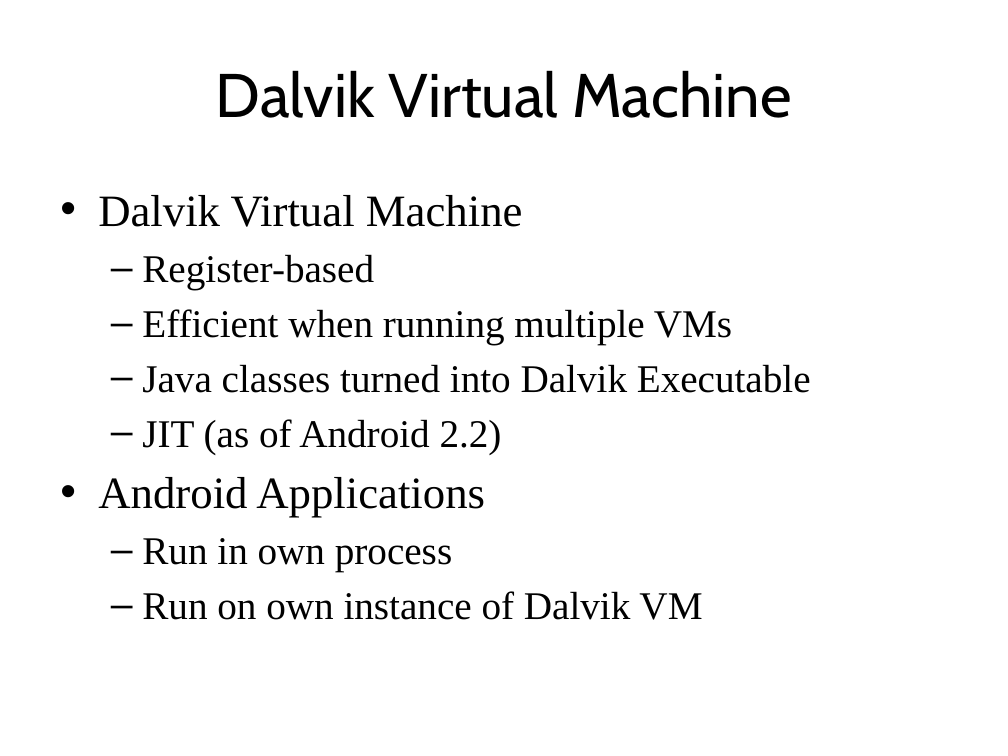
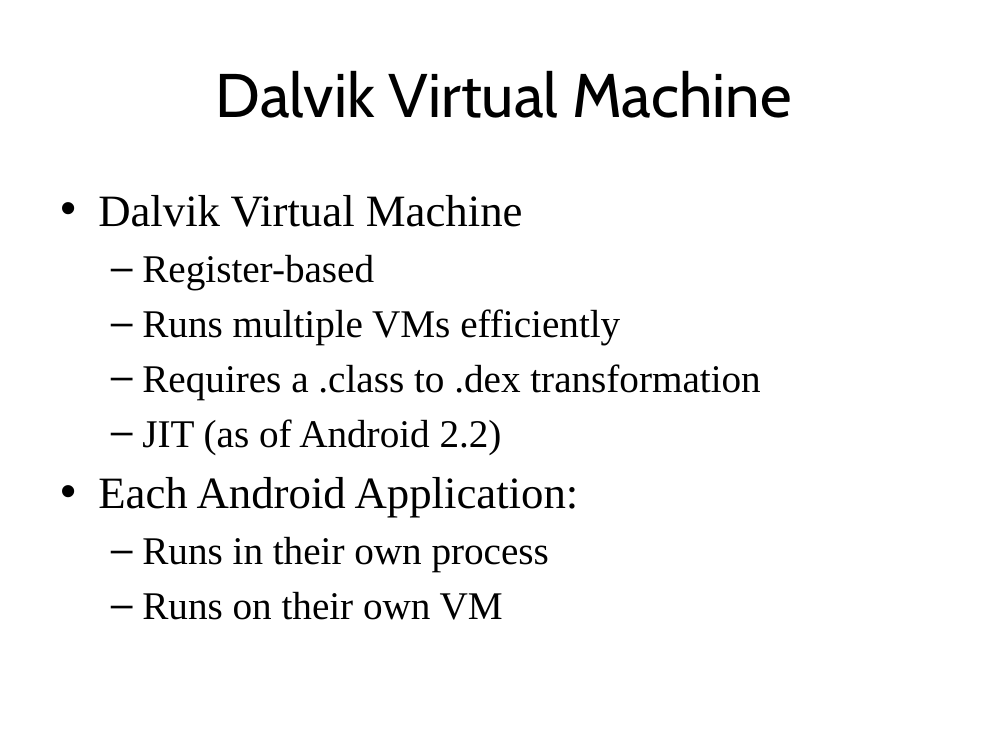
Before and after one commit to kevinmcmahon/MonoDroid101, a slide deck: slide 9 of slides/Monodroid101.pptx (slide 11 before the commit). Drawn at 1008x756 pixels with LibreOffice and Linux fonts; fonts in the diff are those of the drawing; background and template pictures are left out. Boxes give left, top, right and bottom in pixels: in the first picture for what was removed or moved away, otherwise in the second. Text is boxed around its words. In the diff, an @@ line names an element or a change of style, - is before the commit and + after.

```diff
--- a/slides/Monodroid101.pptx
+++ b/slides/Monodroid101.pptx
@@ text at (x1=142, y1=309, x2=760, y2=399): text changed @@
-  – Efficient when running multiple VMs
-  – Java classes turned into Dalvik Executable
+  – Runs multiple VMs efficiently
+  – Requires a .class to .dex transformation
@@ text at (x1=98, y1=477, x2=579, y2=620): text changed @@
-• Android Applications
-  – Run in own process
-  – Run on own instance of Dalvik VM
+• Each Android Application:
+  – Runs in their own process
+  – Runs on their own VM
```
Also in this commit, not shown: 7 other slides changed, 2 slides removed, 1 other file.
